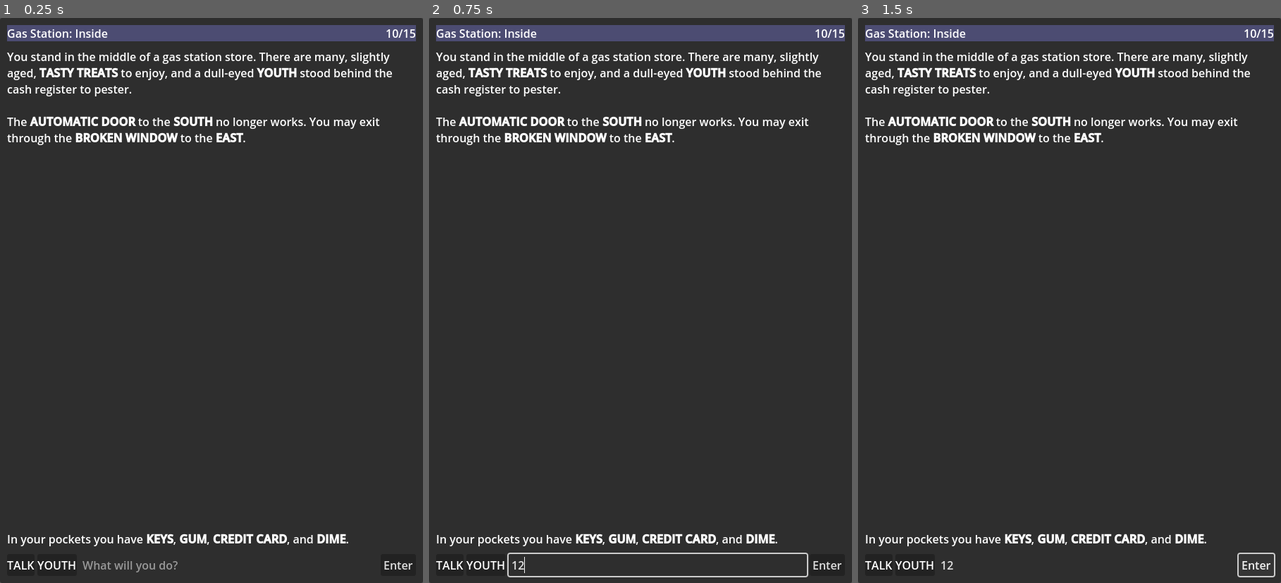
Above: before the commit, frames 1-3 (left to right).
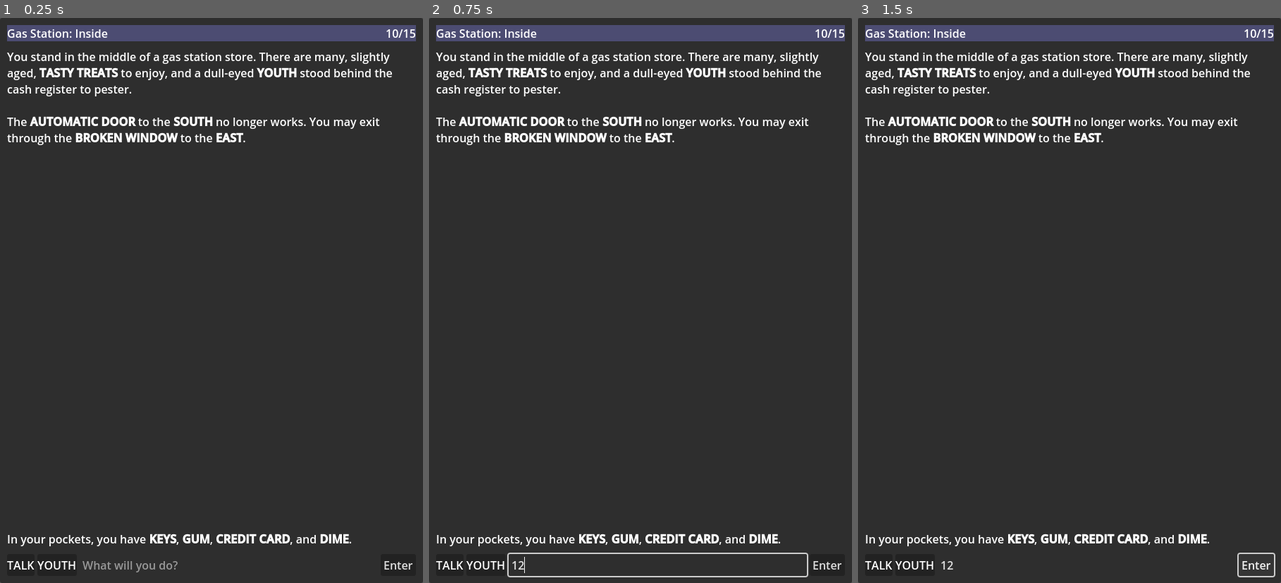
Above: after the commit, the same moments.

Repository: SashaMkrv/godot-4.2.1-text-adventure
Game: Godot game, scene res://Scenes/Core.tscn
Same seed, same stepped clock (60 frames per second), same inputs: the game is played once before the commit and once after it.
Inputs (mouse positions are in pixels of both pictures, inside the frame that each line leads up to):
- Up to frame 1 (0.25 s): no input
- Up to frame 2 (0.75 s): click (657, 566) at 0.52 s; type "12" at 0.6 s
- Up to frame 3 (1.5 s): click "Enter" at 1.25 s

The runs differ from the first frame. In frame 1, 0.7% of the frame differs, in the area x 21-83%, y 91-94%; in frame 2, 0.7%; in frame 3, 0.7%.

Commit message:
make room vars export vars. godot keeps overwriting this change.

Diff:
--- /dev/null
+++ b/Resources/Rooms/gas_station_inside.tres
@@ -0,0 +1,6 @@
+[gd_resource type="Resource" script_class="Room" load_steps=2 format=3 uid="uid://mo0e5bwhyo5v"]
+
+[ext_resource type="Script" path="res://Scripts/GameInfo/Room.gd" id="1_p84bx"]
+
+[resource]
+script = ExtResource("1_p84bx")
--- /dev/null
+++ b/Resources/Rooms/gas_station_outside.tres
@@ -0,0 +1,6 @@
+[gd_resource type="Resource" script_class="Room" load_steps=2 format=3 uid="uid://t0d70ih8bufl"]
+
+[ext_resource type="Script" path="res://Scripts/GameInfo/Room.gd" id="1_btcxv"]
+
+[resource]
+script = ExtResource("1_btcxv")
--- a/Scenes/Core.tscn
+++ b/Scenes/Core.tscn
@@ -6,13 +6,10 @@
 [ext_resource type="PackedScene" uid="uid://b0r3xqm8qh2nw" path="res://Scenes/FunctionalNodes/tokenize_input.tscn" id="3_p303p"]
 [ext_resource type="PackedScene" uid="uid://j54nldhfh0rg" path="res://Scenes/FunctionalNodes/game_coordinator.tscn" id="4_7un3v"]
 [ext_resource type="PackedScene" uid="uid://fvjyjrtxtbw0" path="res://Scenes/FunctionalNodes/player_mover.tscn" id="5_3l4o4"]
-[ext_resource type="Script" path="res://Scripts/GameInfo/Room.gd" id="5_k2e4s"]
+[ext_resource type="Resource" uid="uid://mo0e5bwhyo5v" path="res://Resources/Rooms/gas_station_inside.tres" id="5_lvabs"]
 
 [sub_resource type="StyleBoxFlat" id="StyleBoxFlat_djimx"]
 bg_color = Color(0.298039, 0.298039, 0.447059, 1)
-
-[sub_resource type="Resource" id="Resource_bovb4"]
-script = ExtResource("5_k2e4s")
 
 [node name="Control" type="Control" node_paths=PackedStringArray("enterHere", "descriptionHere")]
 layout_mode = 3
@@ -77,7 +74,7 @@
 [node name="InventoryLabel" type="RichTextLabel" parent="PanelContainer/MarginContainer/VBoxContainer"]
 layout_mode = 2
 bbcode_enabled = true
-text = "In your pockets you have [b]KEYS[/b], [b]GUM[/b], [b]CREDIT CARD[/b], and [b]DIME[/b]."
+text = "In your pockets, you have [b]KEYS[/b], [b]GUM[/b], [b]CREDIT CARD[/b], and [b]DIME[/b]."
 fit_content = true
 scroll_active = false
 
@@ -113,7 +110,7 @@
 [node name="TransformText" parent="." instance=ExtResource("2_78lfu")]
 
 [node name="GameCoordinator" parent="." instance=ExtResource("4_7un3v")]
-currentRoom = SubResource("Resource_bovb4")
+currentRoom = ExtResource("5_lvabs")
 
 [node name="PlayerMover" parent="GameCoordinator" instance=ExtResource("5_3l4o4")]
 
--- a/Scripts/GameInfo/Room.gd
+++ b/Scripts/GameInfo/Room.gd
@@ -1,12 +1,14 @@
 class_name Room
 extends Resource
 
-var uniqueKey: String
-var name: String
-var description: String
-var exits: Dictionary # TODO Make this not an untyped dictionary :(
-var items: Array[Resource]
-var interactables: Array[Resource]
+@export var uniqueKey: String
+@export var name: String
+@export var description: String
+@export var exits: Dictionary # TODO Make this not an untyped dictionary :(
+@export var items: Array[Resource]
+@export var interactables: Array[Resource]
+
+# You stand in the middle of a gas station store. There are many, slightly aged, [TASTY TREATS] to enjoy, and a dull-eyed [YOUTH] stood behind the cash register to pester.    The [AUTOMATIC DOOR] to the [SOUTH] no longer works. You may exit through the [BROKEN WINDOW] to the [EAST].
 
 # TODO pull this logic out and into something that does these checks based on passed room data
 
Not shown: 1 places in Scenes/Core.tscn that only renumber resources
